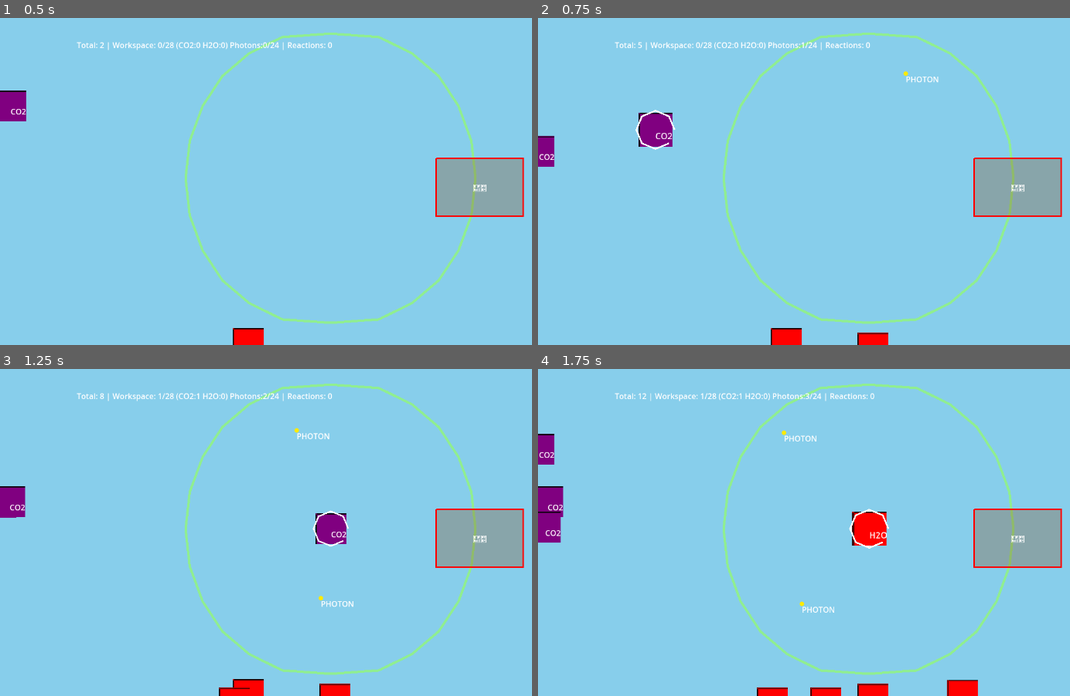
Above: before the commit, frames 1-4 (two rows, left to right).
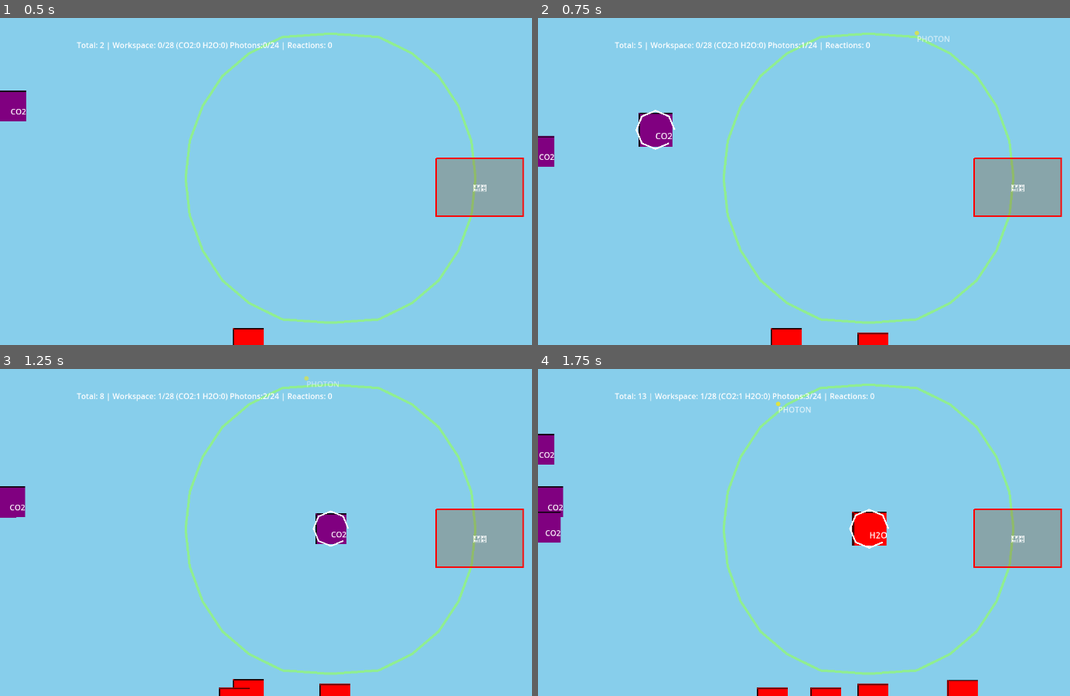
Above: after the commit, the same moments.

Repository: SFMiner/Carbon-Cycle-Sim
Game: Godot game, scene res://scenes/test/TestSpawner.tscn
The game is run twice, just before and just after one commit, with the same random seed, the same clock (stepped at 60 frames per second) and the same inputs. This scene is started directly instead of the project's main scene.
Inputs (mouse positions are in pixels of both pictures, inside the frame that each line leads up to):
- Up to frame 1 (0.5 s): no input
- Up to frame 2 (0.75 s): drag from (548, 106) to (867, 178) at 0.52 s
- Up to frame 3 (1.25 s): no input
- Up to frame 4 (1.75 s): drag from (788, 695) to (867, 529) at 1.27 s

Frame 1 is identical in both runs. In frame 2, 0.1% of the frame differs, in the area x 68-78%, y 3-20%; in frame 3, 0.2%; in frame 4, 0.2%, in the area x 19-56%, y 8-75%.

Commit message:
Add photon absorption and fade effect animation
Completed Tasks 3.5.7-3.5.8: Photon Absorption and Fade Effects

Task 3.5.7: Absorb Collected Photons
- Modified Workspace._on_area_entered() to change photons to DESPAWNING state
- Photons are counted when entering workspace but don't stay in array
- Photons are absorbed immediately upon collision with workspace

Task 3.5.8: Add Fade Effect to Photon Absorption
- Added despawn_timer property to Molecule for tracking fade duration
- Implemented _process_despawning() with smooth 0.3s fade-out animation
- Modified despawn() to reset timer instead of immediate queue_free()
- Photons now gracefully fade away when absorbed

Features:
- Photons visually fade over 0.3 seconds when absorbed into workspace
- Smooth alpha transition: 1.0 → 0.0 over fade duration
- Automatic queue_free() after fade completes
- Timer reset ensures consistent fade timing
- Works for both photons and other molecules that despawn

Visual Enhancement:
- Photons fade smoothly instead of disappearing abruptly
- Natural absorption animation improves user experience
- Consistent with other visual effects in the game

🤖 Generated with Claude Code

Co-Authored-By: Claude <noreply@anthropic.com>

Diff:
--- a/scripts/molecules/Molecule.gd
+++ b/scripts/molecules/Molecule.gd
@@ -8,6 +8,7 @@
 var current_state: State = State.IDLE
 var drag_offset: Vector2 = Vector2.ZERO
 var time_since_spawn: float = 0.0
+var despawn_timer: float = 0.0  # Track time in despawning state
 var can_be_grabbed: bool = true
 var grab_cooldown_timer: float = 0.0
 var rain_velocity: Vector2 = Vector2.ZERO  # For photon rain movement
@@ -76,7 +77,16 @@
 
 
 func _process_despawning(delta: float) -> void:
-	pass  # Will implement fade-out animation later
+	despawn_timer += delta
+
+	# Fade out over 0.3 seconds
+	var fade_duration = 0.3
+	if despawn_timer < fade_duration:
+		var alpha = 1.0 - (despawn_timer / fade_duration)
+		modulate.a = alpha
+	else:
+		# Fade complete, remove molecule
+		queue_free()
 
 
 func _process_photon_rain(delta: float) -> void:
@@ -122,8 +132,8 @@
 
 func despawn() -> void:
 	current_state = State.DESPAWNING
+	despawn_timer = 0.0  # Reset timer for fade
 	despawned.emit(self)
-	queue_free()  # For now, will add animation later
 
 
 func _input(event: InputEvent) -> void:
--- a/scripts/systems/Workspace.gd
+++ b/scripts/systems/Workspace.gd
@@ -43,12 +43,13 @@
 	if area is Molecule:
 		var molecule = area as Molecule
 
-		# Handle photons separately - just count them
+		# Handle photons separately - count and absorb them
 		if molecule.molecule_type == Molecule.MoleculeType.PHOTON and molecule.current_state == Molecule.State.PHOTON_RAIN:
 			if photons_collected < photon_capacity:
 				photons_collected += 1
+				# Absorb the photon - change to despawning state
+				molecule.current_state = Molecule.State.DESPAWNING
 				# Don't add to molecules_in_workspace array
-				# Photon continues moving through
 			return
 
 		# Ignore molecules that are being dragged
Not shown: 1 places in scenes/test/TestSpawner.tscn that only renumber resources
Not shown, changed: workspace_fix.md
